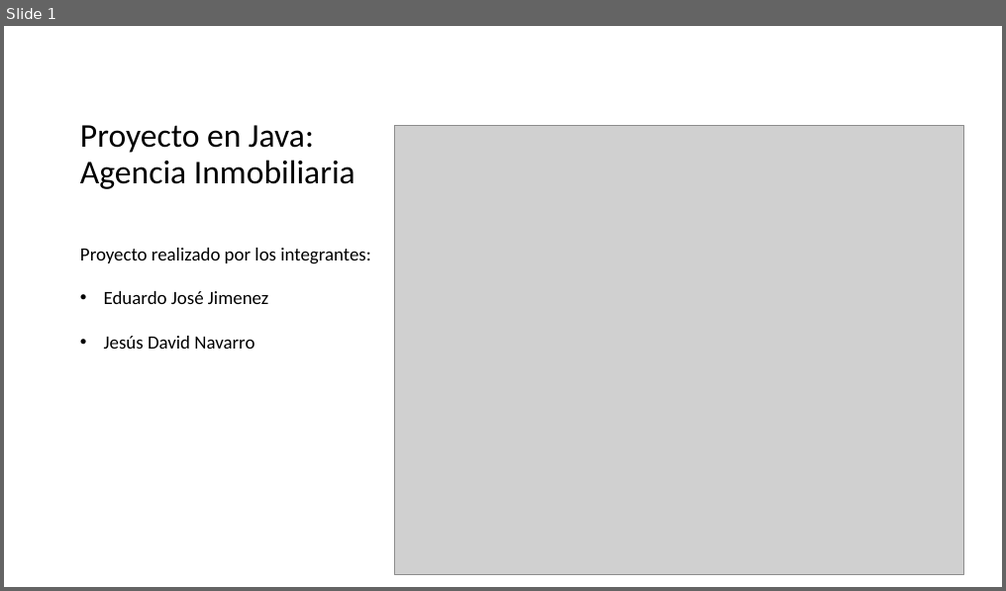
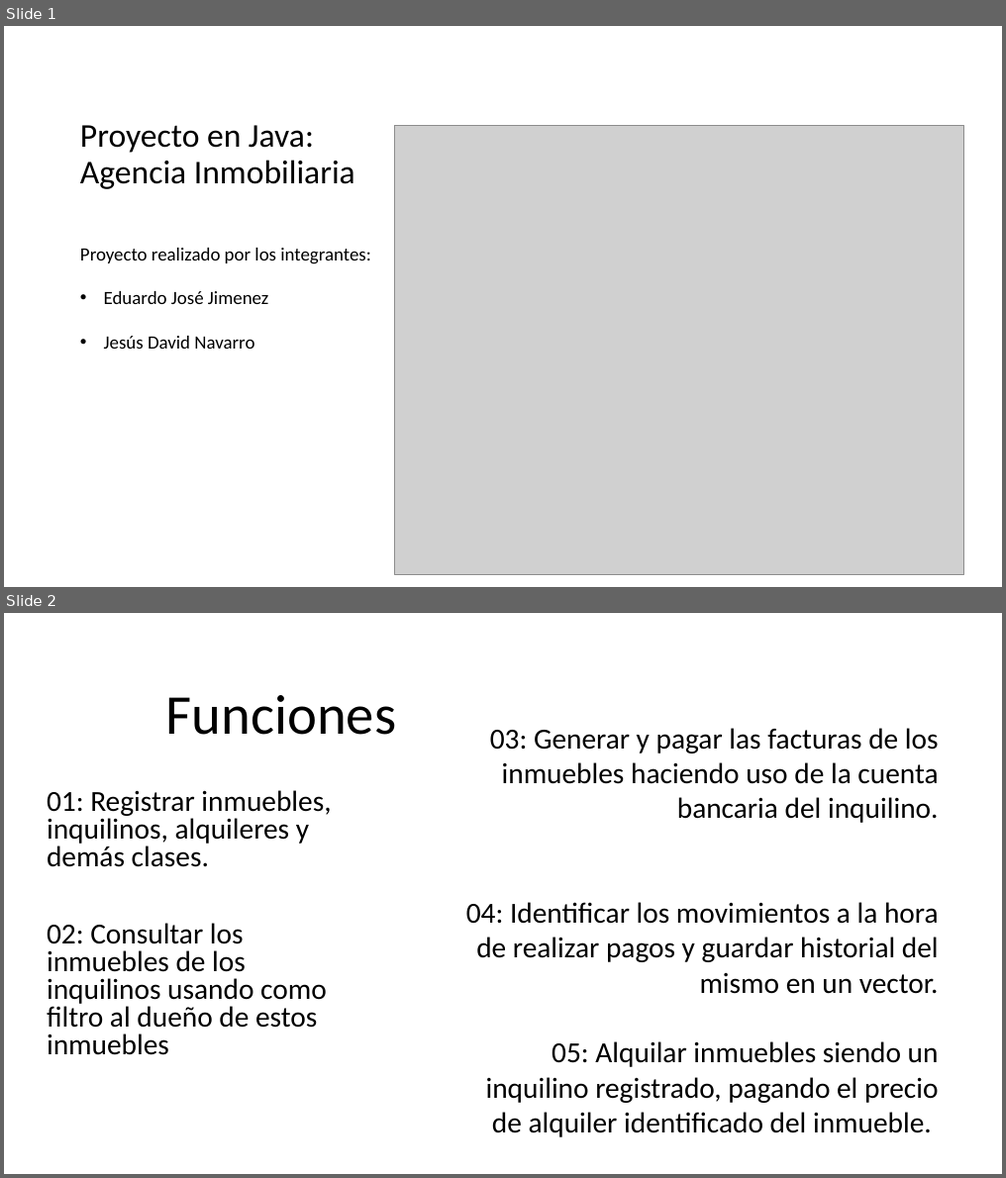
Before and after one commit to Ereduardo/Agencia-inmobiliaria, a slide deck: Diapositivas proyecto Poo.pptx. Shown one above the other, each under a label of ours: slide 1 before the commit, slides 1 and 2 after it. The pictures are 1006x591 and 1006x1178 pixels, drawn with LibreOffice and Linux fonts; fonts in the diff are those of the drawing; grey boxes stand for pictures. Boxes give left, top, right and bottom in pixels: in the first picture for what was removed or moved away, otherwise in the second. Text is boxed around its words. In the diff, an @@ line names an element or a change of style, - is before the commit and + after.

```diff
--- a/Diapositivas proyecto Poo.pptx
+++ b/Diapositivas proyecto Poo.pptx
@@ slide 2 added at (4, 613, 1002, 1174), background #FFFFFF @@
@@ title added at (166, 695, 396, 735), 54 pt, text #000000 @@
+Funciones
@@ text added at (466, 728, 939, 1138), 28 pt, text #000000 @@
+03: Generar y pagar las facturas de los inmuebles haciendo uso de la cuenta bancaria del inquilino.
+04: Identificar los movimientos a la hora de realizar pagos y guardar historial del mismo en un vector.
+05: Alquilar inmuebles siendo un inquilino registrado, pagando el precio de alquiler identificado del inmueble.
@@ text added at (47, 790, 331, 1056), 28 pt, text #000000 @@
+01: Registrar inmuebles, inquilinos, alquileres y demás clases.
+02: Consultar los inmuebles de los inquilinos usando como filtro al dueño de estos inmuebles
```
Also in this commit, not shown: 4 other files.
